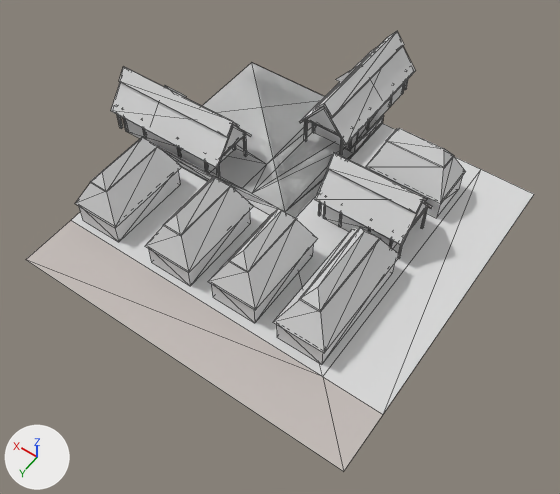
The OBJ model assets/stl_export/rr1r.obj: old version first, new version second.
Camera for both pictures: a 50 mm lens placed at (-23.1, 33.6, 49.3), pointed at (-1.5, 3.3, 1.6). Arrows for +X, +Y and +Z are at lower left; the lights stay in place. The picture after the commit comes second. Mesh edges are drawn as thin lines. Where no turn or scale is listed for an object, it has been applied to the vertices. Vertices at exactly the same position are counted once.

The first picture shows 'rr1r'.
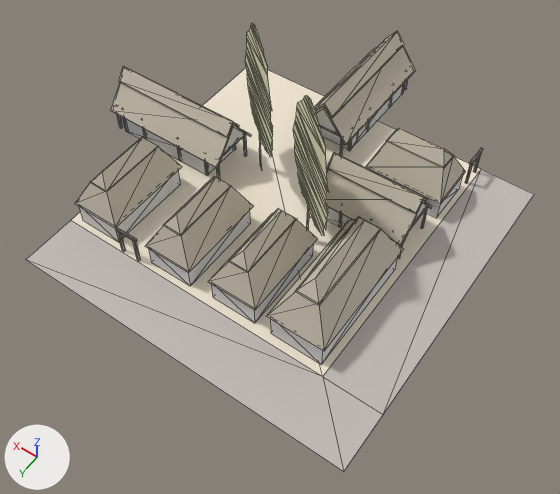
The change, as a list of edits to the scene's bpy script:
```text
Add mat_cortyard:
    mat_cortyard = principled_material('cortyard')
    mat_cortyard.base_color = (0.878, 0.792, 0.651)  # pale yellow #f1e6d3
    mat_cortyard.roughness = 1.0
Add mat_w:
    mat_w = principled_material('w')
    mat_w.base_color = (0.757, 0.757, 0.502)  # beige #e2e2bc
    mat_w.roughness = 1.0
Add mat_straw:
    mat_straw = principled_material('straw')
    mat_straw.base_color = (0.569, 0.514, 0.42)  # light grey #c7bead
    mat_straw.roughness = 1.0
Change me_rr1r:
    used by ob_rr1r; location = (0.0, 0.0, 0.0)
    remove me_rr1r.from_pydata(...)  # 650 vertices, 1003 faces; spans x -15.0..19.4, y -20.7..15.0, z 0.0..5.7
    add me_rr1r.from_pydata(...)  # 792 vertices, 1175 faces; spans x -15.0..19.4, y -20.7..15.0, z 0.0..14.4
    me_rr1r part 1: the loose piece of 6 vertices spanning x -8.3..-6.5, y 0.1..8.1, z 4.5..5.7 is scaled about its middle by (1.13, 1.04, 1.13), then moved by (0.3, -0.2, 0.7), in mat_straw (light grey #c7bead)
    me_rr1r part 2: the loose piece of 8 vertices spanning x -9.6..-5.2, y -1.2..9.4, z 2.0..4.5 is scaled about its middle by (1.13, 1.04, 1.13), then moved by (0.3, -0.2, 0.4), in mat_straw (light grey #c7bead)
    me_rr1r part 3: a new loose piece of 67 vertices spanning x -5.4..1.4, y -2.5..3.1, z 0.0..14.4, in mat_w (beige #e2e2bc)
    me_rr1r part 4: a new loose piece of 67 vertices spanning x 2.4..9.3, y -6.8..-1.3, z 0.0..14.4, in mat_w (beige #e2e2bc)
    me_rr1r part 5: a new loose piece of 24 vertices spanning x 7.5..9.5, y 9.7..9.9, z 0.0..2.7, in mat_straw (light grey #c7bead)
    me_rr1r part 6: a new loose piece of 24 vertices spanning x -9.8..-9.6, y -14.6..-12.6, z 0.0..2.7, in mat_straw (light grey #c7bead)
    me_rr1r part 7
    47 vertices are removed from x -9.4..15.0, y -15.0..9.2, z 0.0..5.5
    72 faces are deleted
    7 vertices are added at x -9.4..-4.9, y -1.2..9.2, z 0.0..2.3
    12 new faces join them, mat_default (light grey #dadada)
    me_rr1r part 8: 2 faces spanning x -15.0..-10.0, y -15.0..10.0, z 0.0 switch from mat_default (light grey #dadada) to mat_road (light grey #c2bab6)
    me_rr1r part 9: 192 faces spanning x -9.6..19.4, y -20.7..9.5, z 2.0..5.7 switch from mat_default (light grey #dadada) to mat_straw (light grey #c7bead)
    me_rr1r part 10: 2 faces spanning x -10.0..15.0, y -15.0..10.0, z 0.0 switch from mat_default (light grey #dadada) to mat_cortyard (pale yellow #f1e6d3)
    add me_rr1r.materials.append(mat_w)  # beige #e2e2bc
```

Changed parts and their boxes [x1, y1, x2, y2] in the pictures (560 x 494 px; the box of a moved part takes in the faces that stretch with it):
'rr1r', reshaped: before [26, 31, 534, 471]; after [26, 23, 534, 471]
part 1 of me_rr1r, moved or reshaped: before [299, 227, 380, 312]; after [295, 217, 381, 305]
part 2 of me_rr1r, moved or reshaped: before [273, 228, 400, 353]; after [267, 218, 404, 351]
part 3 of me_rr1r, added (beige): after [293, 95, 329, 236]
part 4 of me_rr1r, added: after [245, 23, 273, 169]
part 5 of me_rr1r, added: after [116, 227, 141, 261]
part 6 of me_rr1r, added: after [465, 148, 483, 184]
part 7 of me_rr1r, reshaped: before [155, 64, 394, 365]; after [270, 259, 397, 365]
part 8 of me_rr1r, recoloured: [323, 169, 534, 414] in both
part 9 of me_rr1r, recoloured: [75, 31, 465, 310] in both
part 10 of me_rr1r, recoloured: [71, 68, 481, 377] in both
